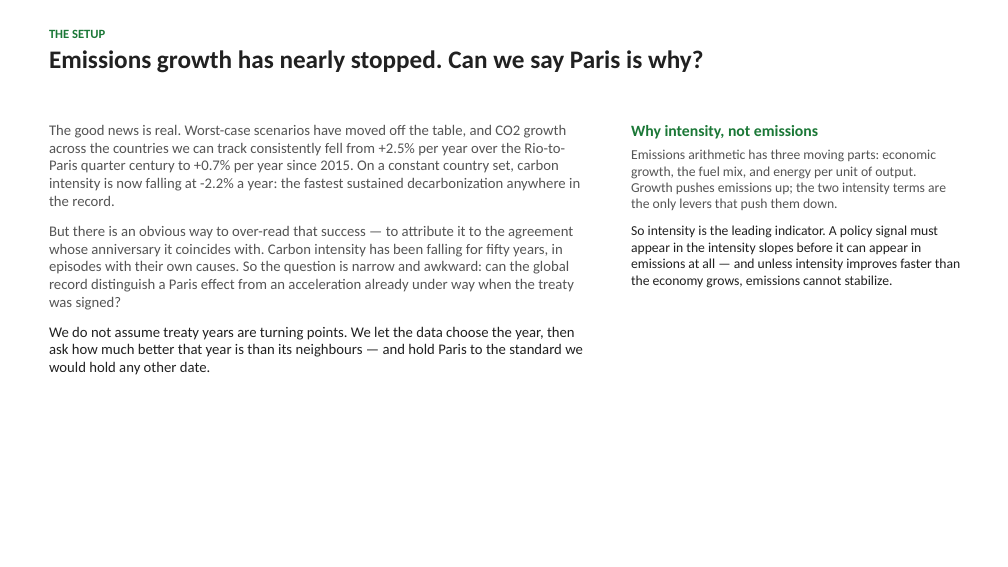
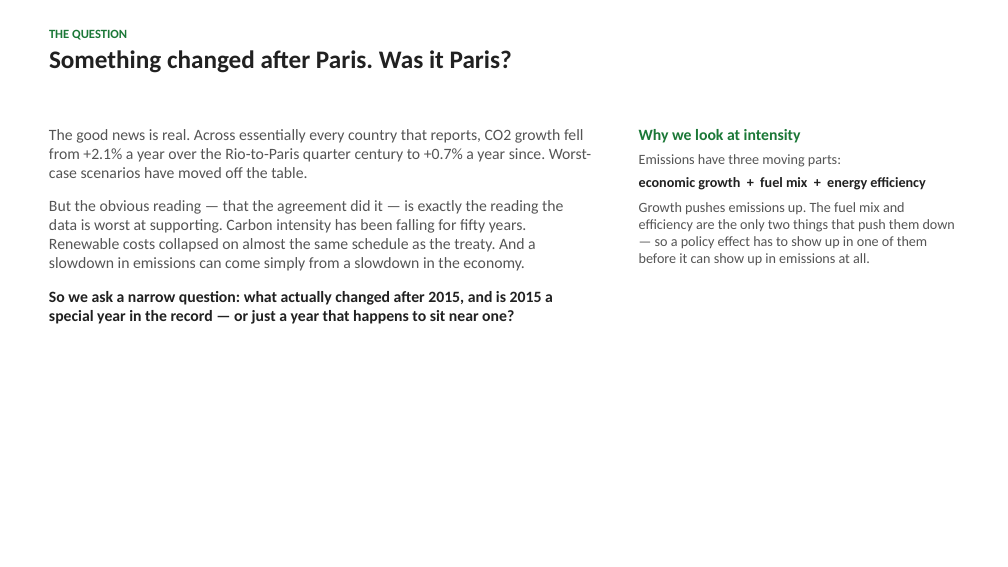
Before and after one commit to cwejnert/HDI-Happiness, a slide deck: slide 2 of carbon_breakpoints_takeaway_figures/paris_at_ten_world_deck.pptx. Drawn at 1008x567 pixels with LibreOffice and Linux fonts; fonts in the diff are those of the drawing. Boxes give left, top, right and bottom in pixels: in the first picture for what was removed or moved away, otherwise in the second. Text is boxed around its words. In the diff, an @@ line names an element or a change of style, - is before the commit and + after.

```diff
--- a/carbon_breakpoints_takeaway_figures/paris_at_ten_world_deck.pptx
+++ b/carbon_breakpoints_takeaway_figures/paris_at_ten_world_deck.pptx
@@ text at [49,29,512,73]: text changed @@
-THE SETUP
-Emissions growth has nearly stopped. Can we say Paris is why?
+THE QUESTION
+Something changed after Paris. Was it Paris?
@@ text at [49,129,591,324]: text changed; size 14 to 15 pt @@
-The good news is real. Worst-case scenarios have moved off the table, and CO2 growth across the countries we can track consistently fell from +2.5% per year over the Rio-to-Paris quarter century to +0.7% per year since 2015. On a constant country set, carbon intensity is now falling at -2.2% a year: the fastest sustained decarbonization anywhere in the record.
-But there is an obvious way to over-read that success — to attribute it to the agreement whose anniversary it coincides with. Carbon intensity has been falling for fifty years, in episodes with their own causes. So the question is narrow and awkward: can the global record distinguish a Paris effect from an acceleration already under way when the treaty was signed?
-We do not assume treaty years are turning points. We let the data choose the year, then ask how much better that year is than its neighbours — and hold Paris to the standard we would hold any other date.
+The good news is real. Across essentially every country that reports, CO2 growth fell from +2.1% a year over the Rio-to-Paris quarter century to +0.7% a year since. Worst-case scenarios have moved off the table.
+But the obvious reading — that the agreement did it — is exactly the reading the data is worst at supporting. Carbon intensity has been falling for fifty years. Renewable costs collapsed on almost the same schedule as the treaty. And a slowdown in emissions can come simply from a slowdown in the economy.
+So we ask a narrow question: what actually changed after 2015, and is 2015 a special year in the record — or just a year that happens to sit near one?
@@ text at [639,129,955,266]: text changed; size 13 to 13.5 pt; text colour #212121 to #555555 @@
-Why intensity, not emissions
-Emissions arithmetic has three moving parts: economic growth, the fuel mix, and energy per unit of output. Growth pushes emissions up; the two intensity terms are the only levers that push them down.
-So intensity is the leading indicator. A policy signal must appear in the intensity slopes before it can appear in emissions at all — and unless intensity improves faster than the economy grows, emissions cannot stabilize.
+Why we look at intensity
+Emissions have three moving parts:
+economic growth + fuel mix + energy efficiency
+Growth pushes emissions up. The fuel mix and efficiency are the only two things that push them down — so a policy effect has to show up in one of them before it can show up in emissions at all.
```
Also in this commit, not shown: 4 other slides changed, 6 slides added, 15 slides removed, 3 other files.
